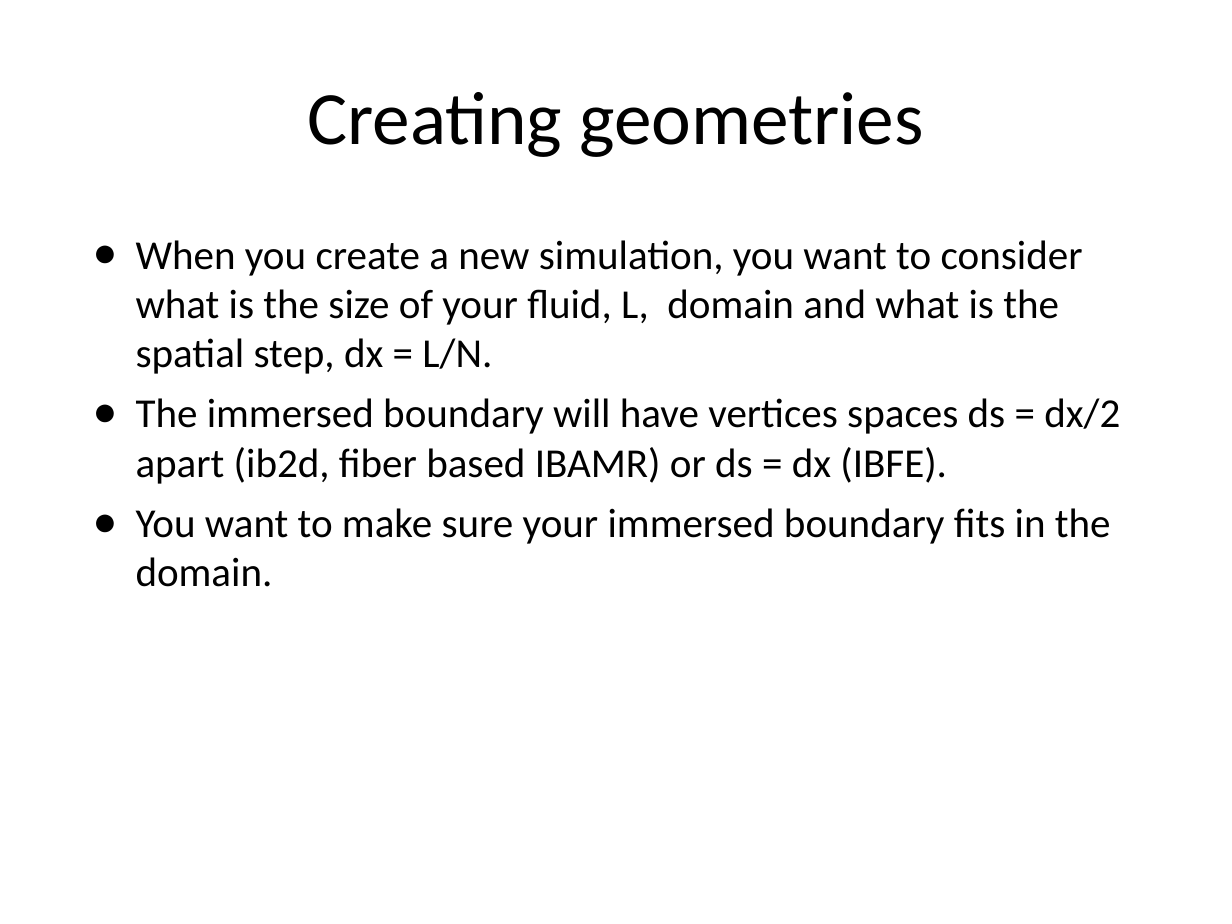
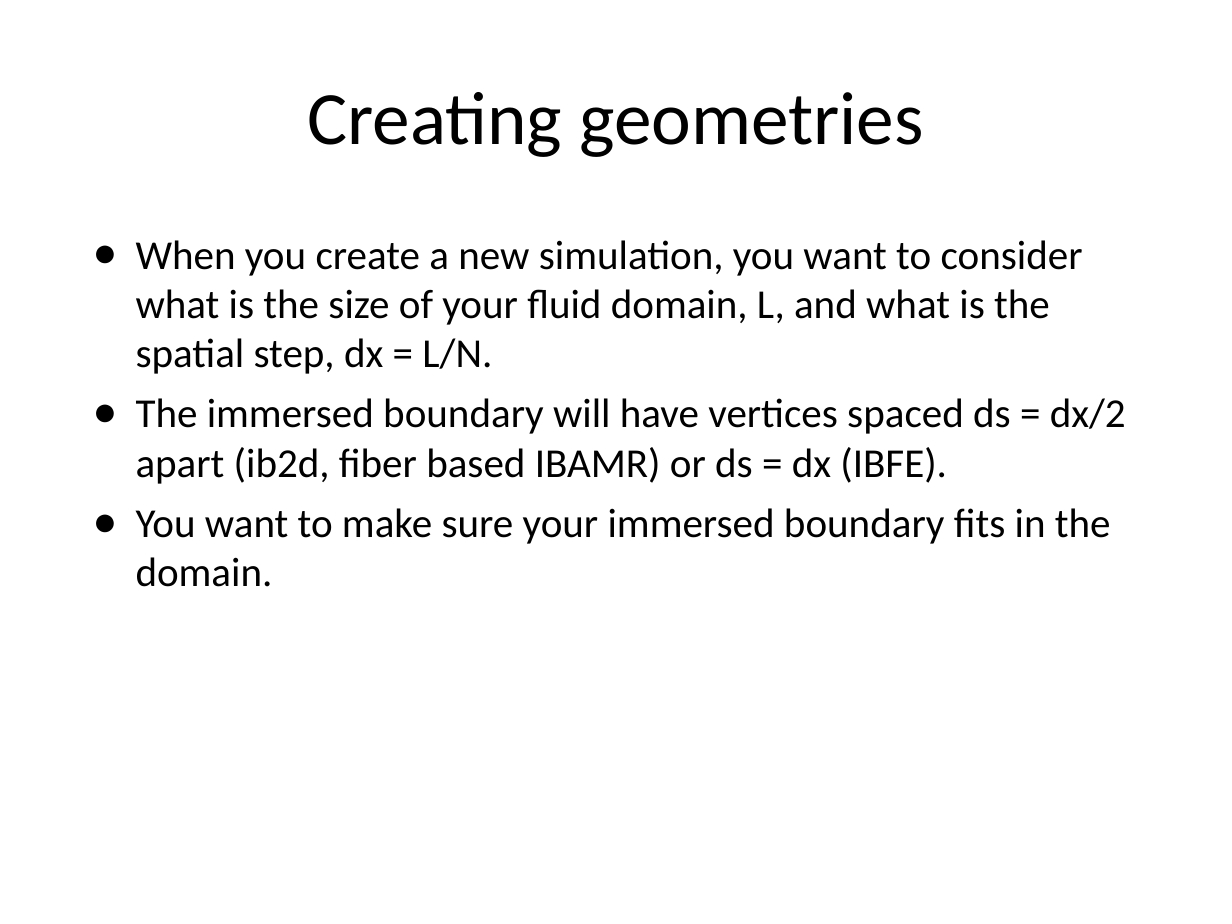
Before and after one commit to fairyflies9/IBAMR-Tutorials, a slide deck: slide 20 of UA Tutorials/Lecture2-InputFiles-Ib2d-IBAMR.pptx. Drawn at 1232x924 pixels with LibreOffice and Linux fonts; fonts in the diff are those of the drawing. Boxes give left, top, right and bottom in pixels: in the first picture for what was removed or moved away, otherwise in the second. Text is boxed around its words. In the diff, an @@ line names an element or a change of style, - is before the commit and + after.

```diff
--- a/UA Tutorials/Lecture2-InputFiles-Ib2d-IBAMR.pptx
+++ b/UA Tutorials/Lecture2-InputFiles-Ib2d-IBAMR.pptx
@@ text at [136,240,1126,484]: text changed @@
-● When you create a new simulation, you want to consider what is the size of your fluid, L, domain and what is the spatial step, dx = L/N.
-● The immersed boundary will have vertices spaces ds = dx/2 apart (ib2d, fiber based IBAMR) or ds = dx (IBFE).
+● When you create a new simulation, you want to consider what is the size of your fluid domain, L, and what is the spatial step, dx = L/N.
+● The immersed boundary will have vertices spaced ds = dx/2 apart (ib2d, fiber based IBAMR) or ds = dx (IBFE).
```
Also in this commit, not shown: 1 other slide changed, 1 slide added.
